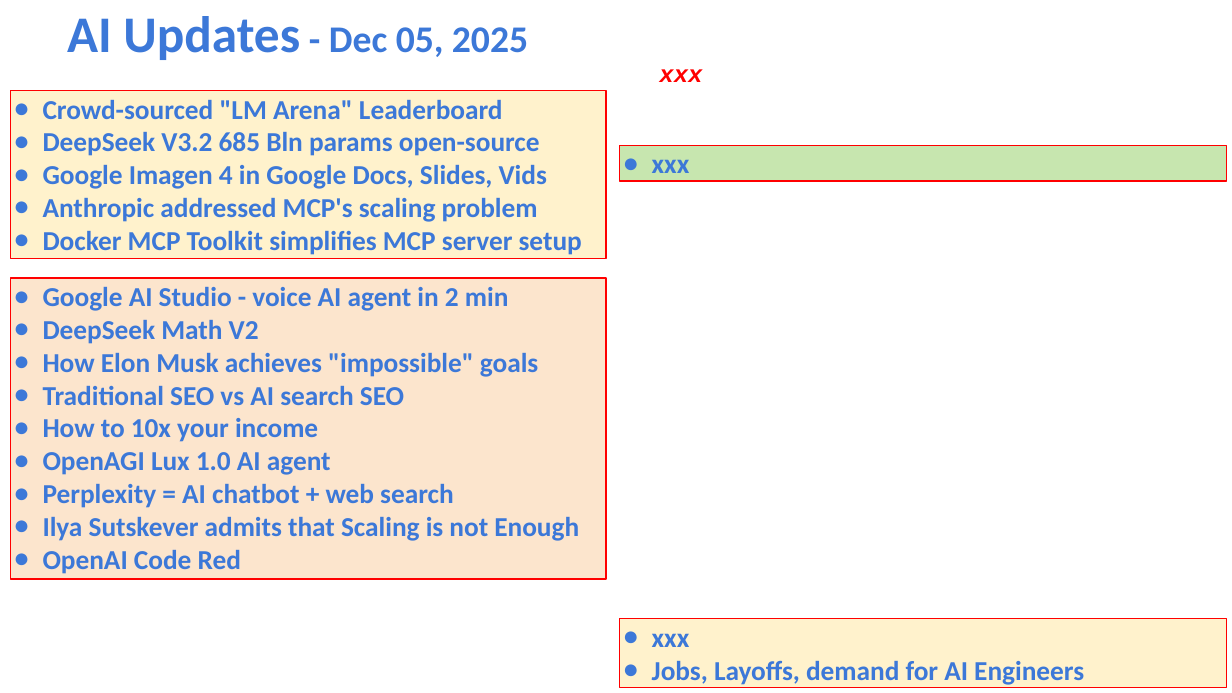
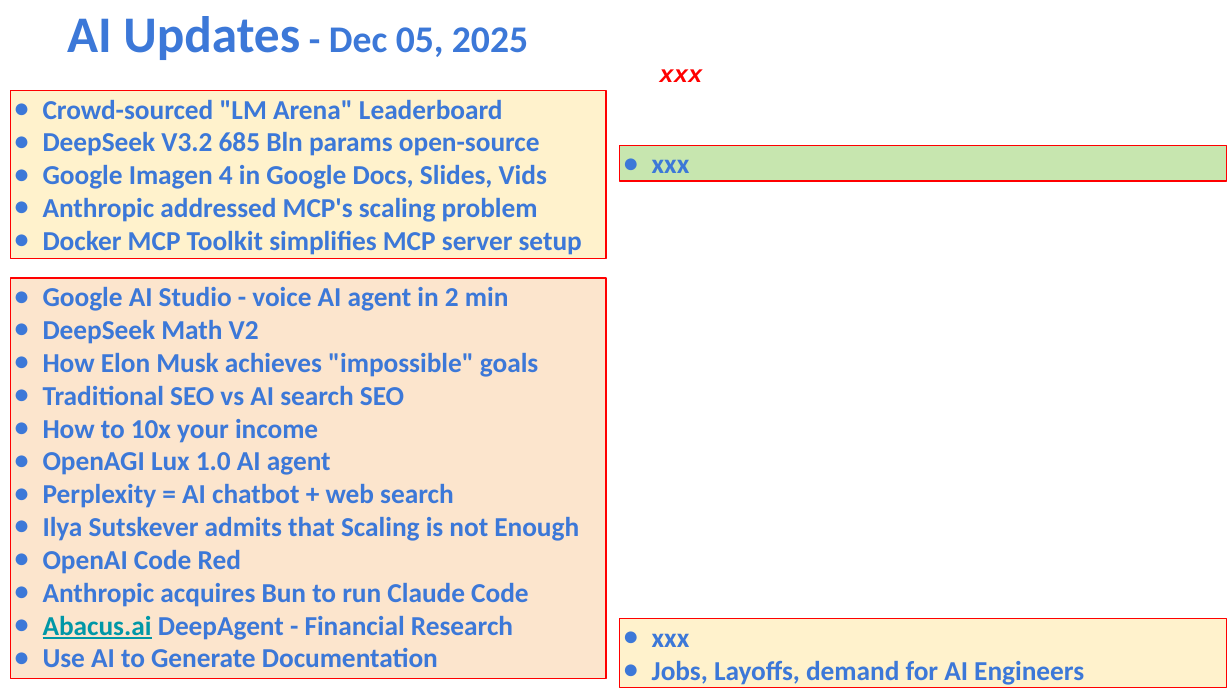
Before and after one commit to lselector/seminar, a slide deck: slide 1 of 2025/2025-12-05-AI-Updates.pptx. Drawn at 1232x693 pixels with LibreOffice and Linux fonts; fonts in the diff are those of the drawing. Boxes give left, top, right and bottom in pixels: in the first picture for what was removed or moved away, otherwise in the second. Text is boxed around its words. In the diff, an @@ line names an element or a change of style, - is before the commit and + after.

```diff
--- a/2025/2025-12-05-AI-Updates.pptx
+++ b/2025/2025-12-05-AI-Updates.pptx
@@ rectangle "Google AI Studio - voice ...": place and size @@
-rectangle "Google AI Studio - voice ..." at bbox=[11, 278, 606, 579]
+rectangle "Google AI Studio - voice ..." at bbox=[11, 278, 606, 679]
@@ text in rectangle at bbox=[43, 583, 529, 667]: paragraphs added @@
+● Anthropic acquires Bun to run Claude Code
+● Abacus.ai DeepAgent - Financial Research
+● Use AI to Generate Documentation
```
Also in this commit, not shown: 6 other slides changed, 2 slides added.
